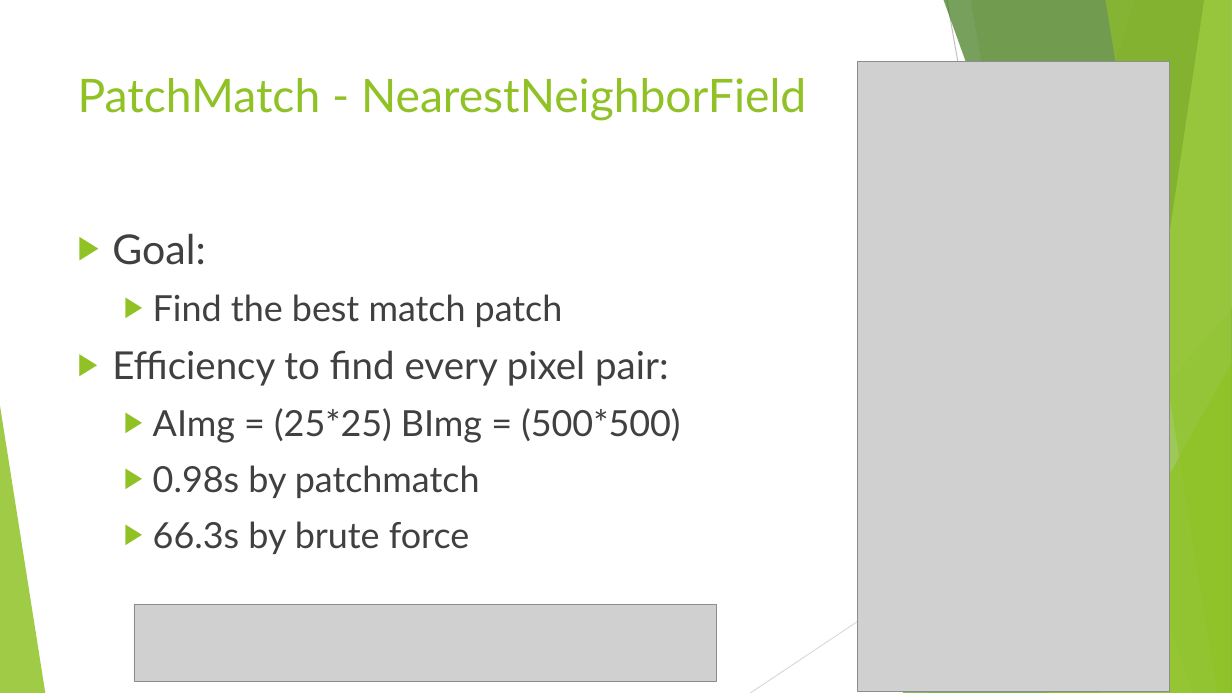
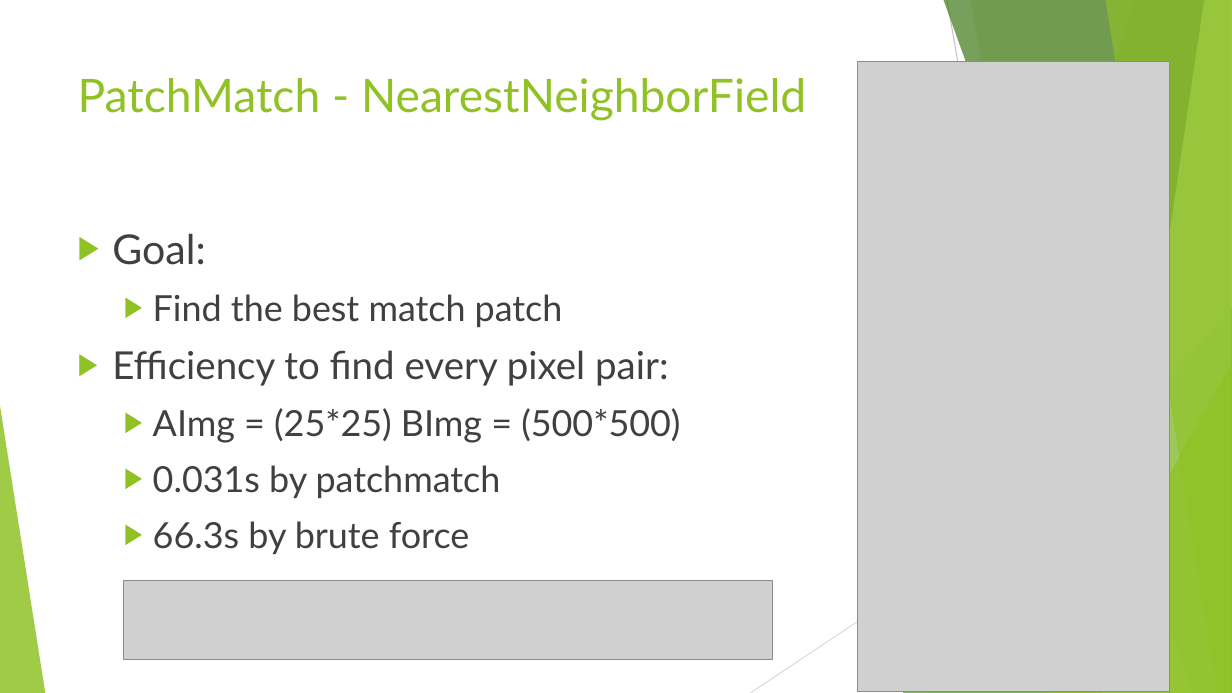
Before and after one commit to whus6207/PatchMatch, a slide deck: slide 2 of PatchMatch.pptx. Drawn at 1232x693 pixels with LibreOffice and Linux fonts; fonts in the diff are those of the drawing; grey boxes stand for pictures. Boxes give left, top, right and bottom in pixels: in the first picture for what was removed or moved away, otherwise in the second. Text is boxed around its words. In the diff, an @@ line names an element or a change of style, - is before the commit and + after.

```diff
--- a/PatchMatch.pptx
+++ b/PatchMatch.pptx
@@ text at <box>153,465,501,498</box>: text changed @@
-  ▶ 0.98s by patchmatch
+  ▶ 0.031s by patchmatch
@@ picture added at <box>124,580,773,659</box> @@
@@ picture removed at <box>134,604,717,681</box> @@
```
Also in this commit, not shown: 1 other slide changed, 2 slides added, 1 slide removed, 5 other files.
